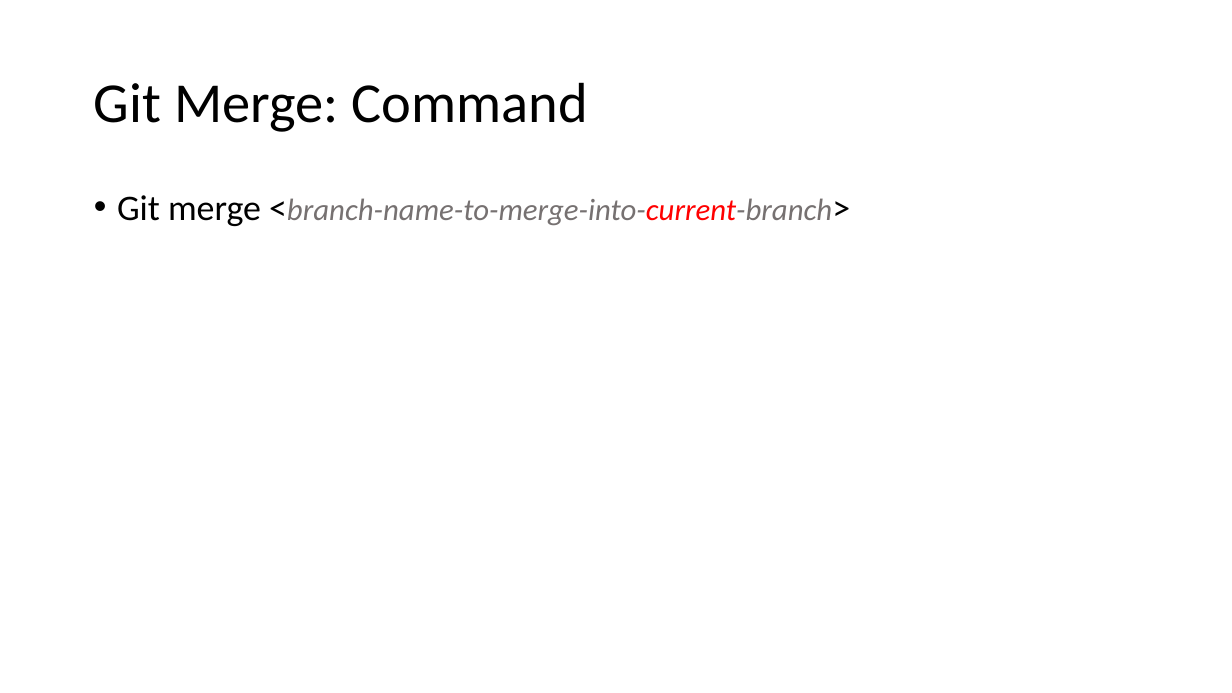
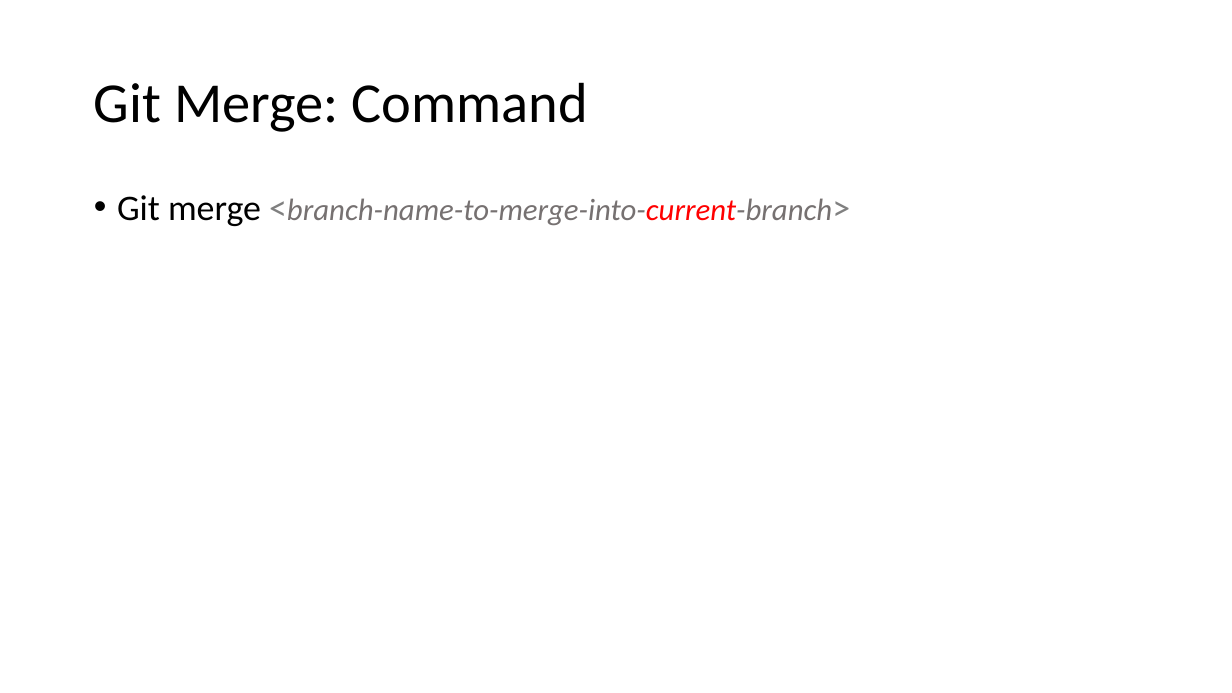
Before and after one commit to fmontazeri/Knowledeg, a slide deck: slide 7 of GitLearning.pptx. Drawn at 1232x693 pixels with LibreOffice and Linux fonts; fonts in the diff are those of the drawing. Boxes give left, top, right and bottom in pixels: in the first picture for what was removed or moved away, otherwise in the second. Text is boxed around its words. In the diff, an @@ line names an element or a change of style, - is before the commit and + after.

```diff
--- a/GitLearning.pptx
+++ b/GitLearning.pptx
@@ text "Git merge <branch-name-to-merge-into-current-branch>" at bbox=[117, 195, 832, 226]: text colour #000000 to #808080 in "<branch-name-to-merge-into-current-branch>" @@
```
Also in this commit, not shown: 4 other slides changed, 4 slides added, 2 slides removed.
